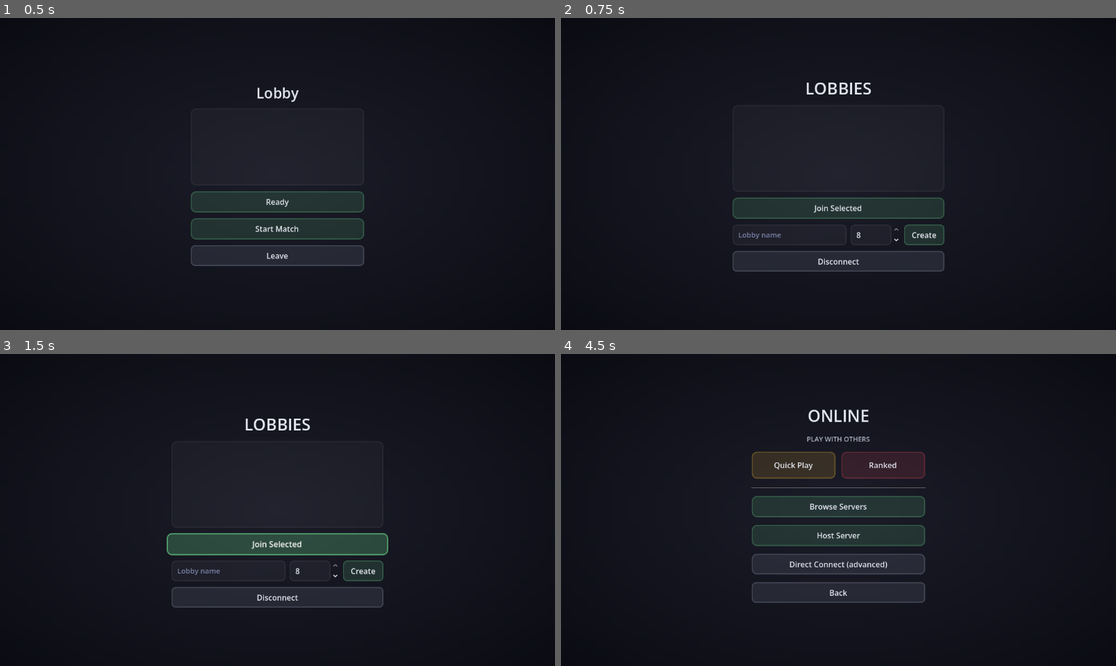
Above: before the commit, frames 1-4 (two rows, left to right).
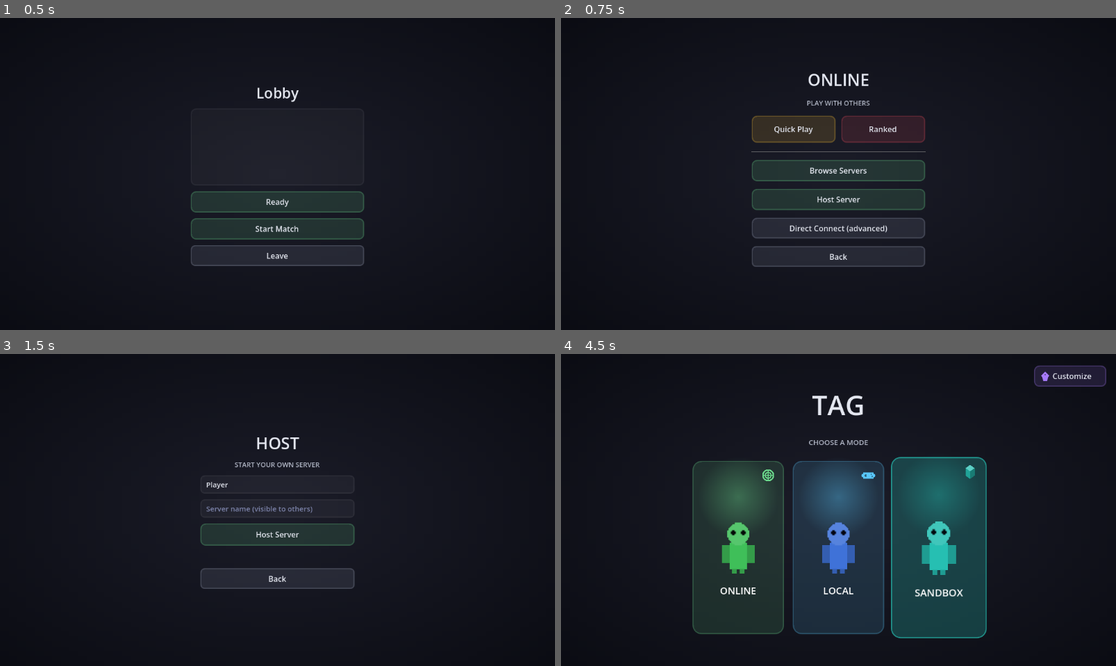
Above: after the commit, the same moments.

Repository: SumDumIdiut/tag
Game: Godot game, scene res://main/lobby_room.tscn
Same seed, same stepped clock (60 frames per second), same inputs: the game is played once before the commit and once after it. This scene is started directly instead of the project's main scene.
Inputs (mouse positions are in pixels of both pictures, inside the frame that each line leads up to):
- Up to frame 1 (0.5 s): no input
- Up to frame 2 (0.75 s): click "Leave" at 0.5 s
- Up to frame 3 (1.5 s): click (277, 544) at 1.25 s, where only the run before the commit has a clickable "Join Selected"
- Up to frame 4 (4.5 s): click (838, 534) at 2 s, where only the run after the commit has a clickable "Host Server"; click (921, 569) at 2.75 s, where only the run before the commit has a clickable "Create"; click (838, 578) at 3.5 s, where only the run after the commit has a clickable "Back"; click (838, 597) at 4.25 s, where only the run before the commit has a clickable "Disconnect"

Frame 1 is identical in both runs. In frame 2, 6.1% of the frame differs, in the area x 30-70%, y 17-82%; in frame 3, 4.3%; in frame 4, 26%, in the area x 23-99%, y 3-92%.

Commit message:
Remove the manual lobby-browse/create menu, auto-join instead
Every online path -- Direct Connect and the server browser -- now
skips straight from "connected" to lobby_room the same way Quick Play
and Host Server already did: quick_join_lobby() drops the player into
the fullest open lobby or spins up a fresh one, no separate screen for
picking/naming a lobby. Leaving a lobby room now disconnects back to
the main online menu instead of returning to the deleted browse screen.

Diff:
--- a/game/main/host_setup.gd
+++ b/game/main/host_setup.gd
@@ -50,9 +50,8 @@
 func _on_spawned_and_connected() -> void:
 	if _cancelled:
 		return
-	# Skip lobby_browser's manual create/browse step entirely -- as the host,
-	# there's nothing to browse for and re-typing the server name as a lobby
-	# name too would just be re-doing what this screen already collected.
+	# As the host, there's nothing to browse for -- re-typing the server name
+	# as a lobby name too would just be re-doing what this screen collected.
 	NetworkManager.lobby_state_updated.connect(_on_lobby_created, CONNECT_ONE_SHOT)
 	NetworkManager.create_lobby(_server_name, NetworkManager.MAX_LOBBY_PLAYERS)
 
--- a/game/main/lobby_browser.gd
+++ /dev/null
@@ -1,52 +0,0 @@
-extends Control
-
-const UIStyle := preload("res://ui/ui_style.gd")
-
-@onready var lobby_list: ItemList = $VBox/LobbyList
-@onready var name_edit: LineEdit = $VBox/CreateRow/NameEdit
-@onready var max_players_spin: SpinBox = $VBox/CreateRow/MaxPlayersSpin
-@onready var create_button: Button = $VBox/CreateRow/CreateButton
-@onready var join_button: Button = $VBox/JoinButton
-@onready var disconnect_button: Button = $VBox/DisconnectButton
-
-var _lobbies: Array = []
-
-func _ready() -> void:
-	UIStyle.add_background(self)
-	UIStyle.style_button(join_button, UIStyle.COLOR_ONLINE)
-	UIStyle.style_button(create_button, UIStyle.COLOR_ONLINE, 8)
-	UIStyle.style_back_button(disconnect_button)
-
-	create_button.pressed.connect(_on_create_pressed)
-	join_button.pressed.connect(_on_join_pressed)
-	disconnect_button.pressed.connect(_on_disconnect_pressed)
-	lobby_list.item_activated.connect(func(_idx): _on_join_pressed())
-	NetworkManager.lobby_list_updated.connect(_on_lobby_list_updated)
-	NetworkManager.lobby_state_updated.connect(_on_lobby_state_updated)
-	NetworkManager.disconnected_from_server.connect(_on_disconnected)
-
-func _on_lobby_list_updated(lobbies: Array) -> void:
-	_lobbies = lobbies
-	lobby_list.clear()
-	for lobby in lobbies:
-		lobby_list.add_item("%s  (%d/%d)" % [lobby.name, lobby.player_count, lobby.max_players])
-
-func _on_create_pressed() -> void:
-	NetworkManager.create_lobby(name_edit.text, int(max_players_spin.value))
-
-func _on_join_pressed() -> void:
-	var selected := lobby_list.get_selected_items()
-	if selected.is_empty():
-		return
-	var lobby = _lobbies[selected[0]]
-	NetworkManager.join_lobby(lobby.id)
-
-func _on_lobby_state_updated(_lobby: Dictionary) -> void:
-	get_tree().change_scene_to_file("res://main/lobby_room.tscn")
-
-func _on_disconnect_pressed() -> void:
-	NetworkManager.disconnect_from_server()
-	get_tree().change_scene_to_file("res://main/online_menu.tscn")
-
-func _on_disconnected() -> void:
-	get_tree().change_scene_to_file("res://main/online_menu.tscn")
--- a/game/main/lobby_browser.tscn
+++ /dev/null
@@ -1,69 +0,0 @@
-[gd_scene load_steps=3 format=3]
-
-[ext_resource type="Script" path="res://main/lobby_browser.gd" id="1"]
-[ext_resource type="Theme" path="res://ui/theme.tres" id="2"]
-
-[node name="LobbyBrowser" type="Control"]
-layout_mode = 3
-anchors_preset = 15
-anchor_right = 1.0
-anchor_bottom = 1.0
-grow_horizontal = 2
-grow_vertical = 2
-theme = ExtResource("2")
-script = ExtResource("1")
-
-[node name="VBox" type="VBoxContainer" parent="."]
-layout_mode = 1
-anchors_preset = 8
-anchor_left = 0.5
-anchor_top = 0.5
-anchor_right = 0.5
-anchor_bottom = 0.5
-offset_left = -220.0
-offset_top = -180.0
-offset_right = 220.0
-offset_bottom = 180.0
-theme_override_constants/separation = 12
-
-[node name="Title" type="Label" parent="VBox"]
-layout_mode = 2
-theme_override_font_sizes/font_size = 34
-horizontal_alignment = 1
-text = "LOBBIES"
-
-[node name="LobbyList" type="ItemList" parent="VBox"]
-layout_mode = 2
-custom_minimum_size = Vector2(0, 180)
-
-[node name="JoinButton" type="Button" parent="VBox"]
-layout_mode = 2
-custom_minimum_size = Vector2(0, 44)
-text = "Join Selected"
-
-[node name="CreateRow" type="HBoxContainer" parent="VBox"]
-layout_mode = 2
-theme_override_constants/separation = 8
-
-[node name="NameEdit" type="LineEdit" parent="VBox/CreateRow"]
-layout_mode = 2
-size_flags_horizontal = 3
-custom_minimum_size = Vector2(0, 38)
-placeholder_text = "Lobby name"
-
-[node name="MaxPlayersSpin" type="SpinBox" parent="VBox/CreateRow"]
-layout_mode = 2
-custom_minimum_size = Vector2(0, 38)
-min_value = 2
-max_value = 8
-value = 8
-
-[node name="CreateButton" type="Button" parent="VBox/CreateRow"]
-layout_mode = 2
-custom_minimum_size = Vector2(0, 38)
-text = "Create"
-
-[node name="DisconnectButton" type="Button" parent="VBox"]
-layout_mode = 2
-custom_minimum_size = Vector2(0, 36)
-text = "Disconnect"
--- a/game/main/lobby_room.gd
+++ b/game/main/lobby_room.gd
@@ -54,7 +54,8 @@
 
 func _on_leave_pressed() -> void:
 	NetworkManager.leave_lobby()
-	get_tree().change_scene_to_file("res://main/lobby_browser.tscn")
+	NetworkManager.disconnect_from_server()
+	get_tree().change_scene_to_file("res://main/online_menu.tscn")
 
 func _on_disconnected() -> void:
 	get_tree().change_scene_to_file("res://main/online_menu.tscn")
--- a/game/main/multiplayer_connect.gd
+++ b/game/main/multiplayer_connect.gd
@@ -7,6 +7,12 @@
 @onready var connect_button: Button = $VBox/ConnectButton
 @onready var back_button: Button = $VBox/BackButton
 @onready var status_label: Label = $VBox/StatusLabel
+
+# NetworkManager is an autoload -- its signals outlive this screen, so a late
+# lobby_state_updated (from the CONNECT_ONE_SHOT below) can still fire after
+# Back is pressed and pull the player into lobby_room anyway. See
+# quick_play.gd's _cancelled for the full explanation.
+var _cancelled := false
 
 func _ready() -> void:
 	UIStyle.add_background(self)
@@ -33,11 +39,24 @@
 	NetworkManager.start_client(address, display_name)
 
 func _on_connected() -> void:
-	get_tree().change_scene_to_file("res://main/lobby_browser.tscn")
+	if _cancelled:
+		return
+	status_label.text = "Joining match..."
+	NetworkManager.lobby_state_updated.connect(_on_in_lobby, CONNECT_ONE_SHOT)
+	NetworkManager.quick_join_lobby()
+
+func _on_in_lobby(_lobby: Dictionary) -> void:
+	if _cancelled:
+		return
+	get_tree().change_scene_to_file("res://main/lobby_room.tscn")
 
 func _on_connection_failed() -> void:
 	status_label.text = "Couldn't connect. Check the address and try again."
 	connect_button.disabled = false
 
 func _on_back_pressed() -> void:
+	_cancelled = true
+	if NetworkManager.lobby_state_updated.is_connected(_on_in_lobby):
+		NetworkManager.lobby_state_updated.disconnect(_on_in_lobby)
+	NetworkManager.disconnect_from_server()
 	get_tree().change_scene_to_file("res://main/online_menu.tscn")
--- a/game/main/server_browser.gd
+++ b/game/main/server_browser.gd
@@ -16,6 +16,11 @@
 var _http: HTTPRequest
 var _refresh_timer: Timer
 var _request_in_flight := false
+# NetworkManager is an autoload -- its signals outlive this screen, so a late
+# lobby_state_updated (from the CONNECT_ONE_SHOT below) can still fire after
+# Back is pressed and pull the player into lobby_room anyway. See
+# quick_play.gd's _cancelled for the full explanation.
+var _cancelled := false
 
 func _ready() -> void:
 	UIStyle.add_background(self)
@@ -88,11 +93,25 @@
 	NetworkManager.start_client(RELAY_JOIN_BASE + str(server.id), username)
 
 func _on_connected() -> void:
-	get_tree().change_scene_to_file("res://main/lobby_browser.tscn")
+	if _cancelled:
+		return
+	status_label.text = "Joining match..."
+	NetworkManager.lobby_state_updated.connect(_on_in_lobby, CONNECT_ONE_SHOT)
+	NetworkManager.quick_join_lobby()
+
+func _on_in_lobby(_lobby: Dictionary) -> void:
+	if _cancelled:
+		return
+	get_tree().change_scene_to_file("res://main/lobby_room.tscn")
 
 func _on_connection_failed() -> void:
 	status_label.text = "Couldn't connect to that server -- it may have gone offline."
 	connect_button.disabled = false
 
 func _on_back_pressed() -> void:
+	_cancelled = true
+	if NetworkManager.lobby_state_updated.is_connected(_on_in_lobby):
+		NetworkManager.lobby_state_updated.disconnect(_on_in_lobby)
+	NetworkManager.disconnect_from_server()
+	_http.cancel_request()
 	get_tree().change_scene_to_file("res://main/online_menu.tscn")
Not shown, removed: game/main/lobby_browser.gd.uid
